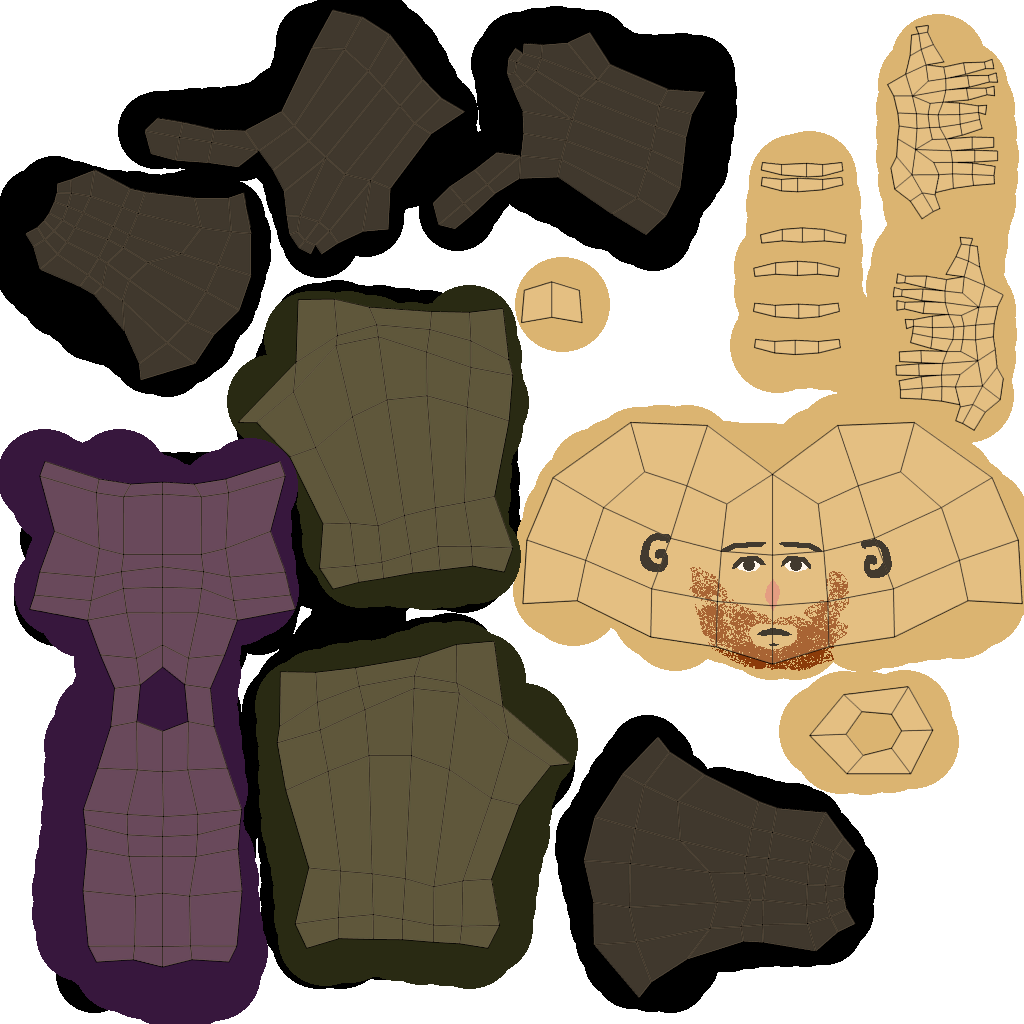
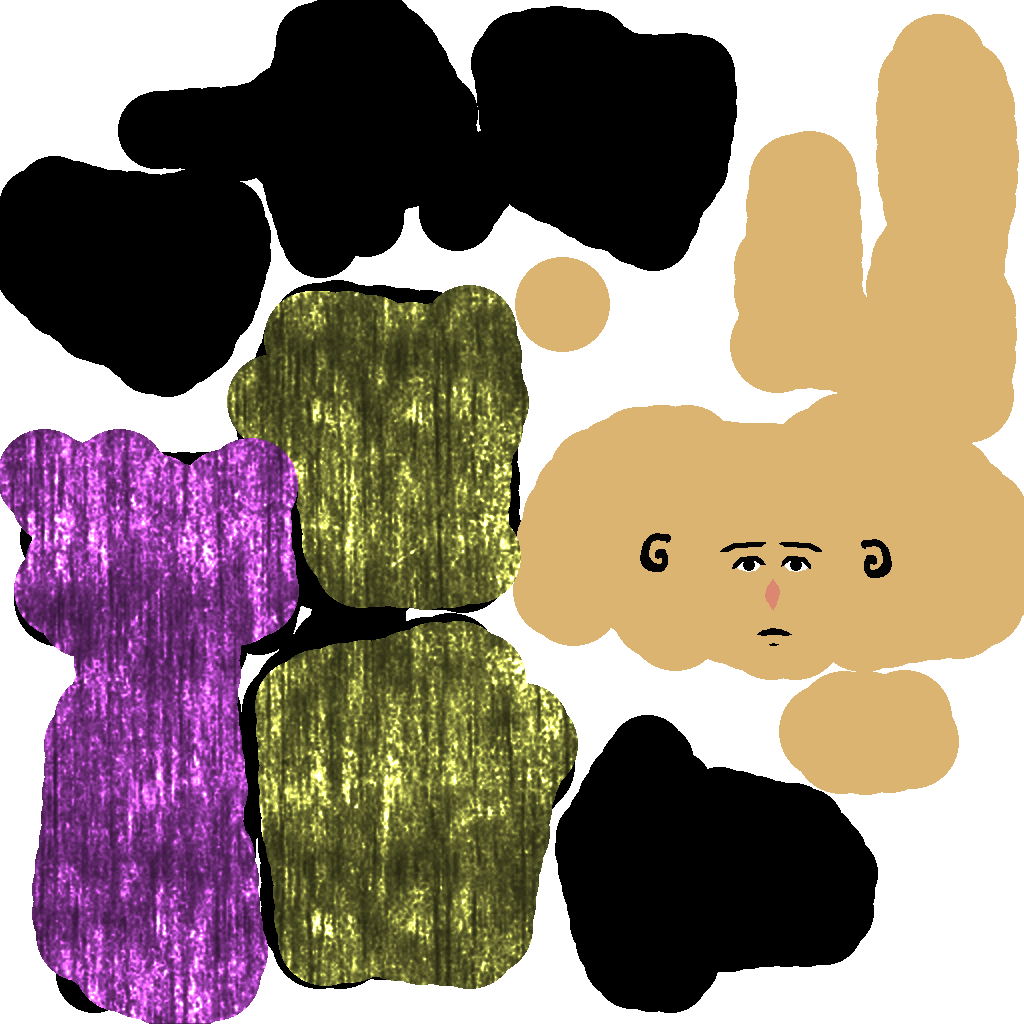
Before/after of a 1024×1024 layered artwork. What changed in the layer stack:
hid "Layer 0" over [24, 9, 1023, 999]
painted on "Layer 3" over [667, 423, 833, 468]
hid "Layer 5" over [689, 567, 849, 671]
added layer "Layer 6" (color dodge) above "Layer 1" over [0, 9, 878, 1024]
painted on "Layer 1" over [724, 437, 751, 457]
